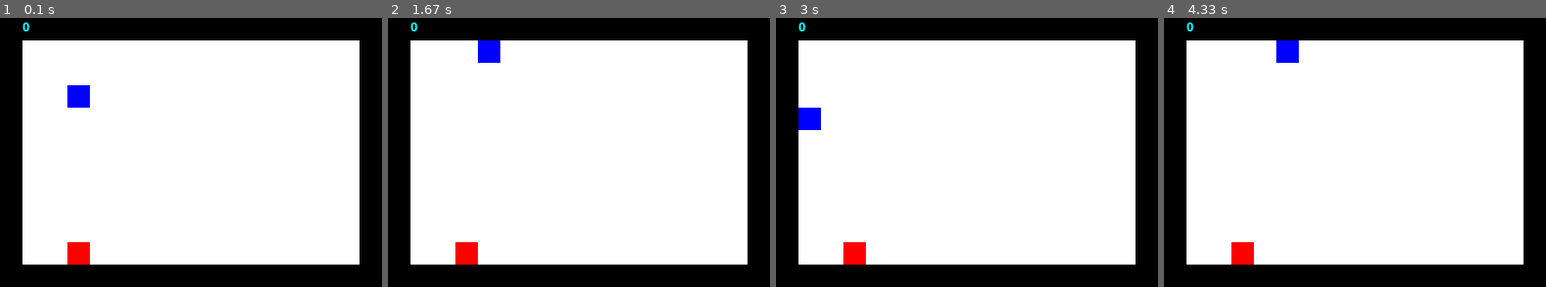
Above: before the commit, frames 1-4 (left to right).
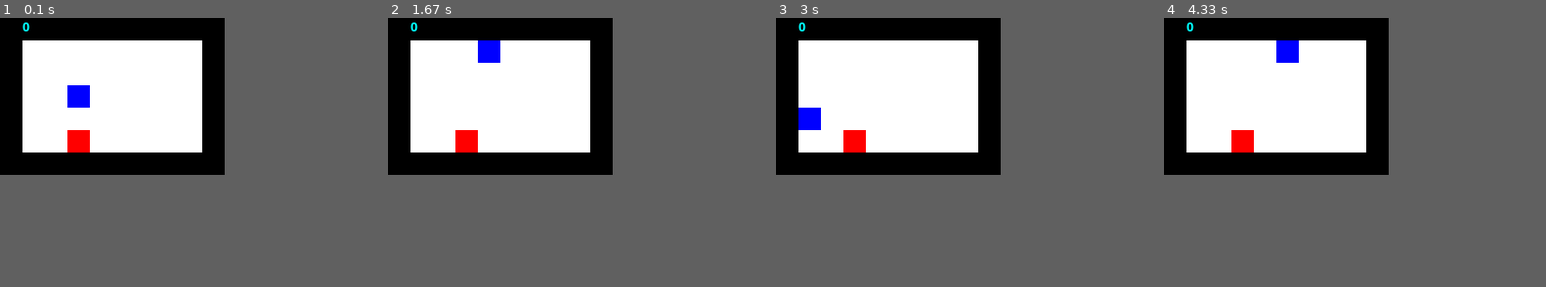
Above: after the commit, the same moments.

Repository: DrStriky/Snake
Game: pygame game, started from main.py
Two runs of this game, one before a commit and one after it. Both use one fixed random seed, a clock stepped at 60 frames per second and the inputs below.
Inputs:
- Up to frame 1 (0.1 s): no input
- Up to frame 2 (1.67 s): hold Right 0.33-0.8 s; hold Up 0.83-1.27 s; hold Left from 1.3 s (still down)
- Up to frame 3 (3 s): release Left at 1.8 s; hold Down 2.4-2.95 s; hold Right from 2.98 s (still down)
- Up to frame 4 (4.33 s): release Right at 3.53 s; hold Up 3.57-4.12 s; hold Right from 4.15 s (still down)
In our replay, the window is 425x300 before the commit and 250x175 after it. These sizes can differ from the game's own. Grey fills any space a smaller window leaves; there, only what the larger window draws over its background counts as a difference.

The runs differ from the first frame. In frame 1, 26% of the frame differs, in the area x 0-100%, y 0-100%; in frame 2, 26%; in frame 3, 26%; in frame 4, 26%.

Commit message:
* remove cubesize from board * game starts now with random food * preventing food spawning in unvalid areas * changed coordinate system to match with matrix representation (this helps a fucking lot)
* fixing ai ...... still not learning

Diff:
--- a/board.py
+++ b/board.py
@@ -1,4 +1,5 @@
 from typing import Tuple
+
 import numpy as np
 
 
@@ -7,12 +8,10 @@
     Model of gaming board.
 
     :ivar board_matrix: matrix of the playing field; 0 = valid; 1 = invalid
-    :ivar cube_size: size of one board position
     """
 
-    def __init__(self, board_matrix: np.ndarray, cube_size: int):
+    def __init__(self, board_matrix: np.ndarray):
         self.board_matrix = board_matrix
-        self.cube_size = cube_size
 
     def check_border_collision(self, new_head: Tuple[int, int]) -> bool:
         """
--- a/food.py
+++ b/food.py
@@ -10,7 +10,7 @@
     :ivar discount_function: function that updates the score after each round (penalty for longer turns)
     """
 
-    def __init__(self, position: Tuple[int, int], score: int = 100, discount_function: Callable[[int], int] = lambda x: x-1):
+    def __init__(self, position: Tuple[int, int], score: int = 10, discount_function: Callable[[int], int] = lambda x: x):
         self.position = position
         self.score = score
         self.discount_function = discount_function
--- a/game.py
+++ b/game.py
@@ -1,11 +1,12 @@
+import random
 from typing import Tuple
+
 import numpy as np
-import random
 
-from snake import Snake
 from board import Board
 from food import Apple
 from interaction_handler import InteractionHandler
+from snake import Snake
 
 
 class Game:
@@ -22,9 +23,9 @@
     :ivar food: instance of the food
     """
 
-    def __init__(self, board_dim: np.ndarray, cube_size: int, snake_start: Tuple[int, int], food_start: Tuple[int, int], random_seed: int):
+    def __init__(self, board_dim: np.ndarray, snake_start: Tuple[int, int], food_start: Tuple[int, int], random_seed: int):
         self.game_score = 0
-        self.board = Board(board_dim, cube_size)
+        self.board = Board(board_dim)
         self.snake = Snake([snake_start])
         self.food = Apple(food_start)
 
@@ -68,6 +69,8 @@
             else:
                 self.food.update()
 
+        interaction_handler.push_board_status(occupying_matrix, self.snake.get_moving_direction(),
+                                              self.game_score, self.food.get_score())
         print(f'\nYour final score is {self.game_score}')
 
     def get_occupying_matrix(self, interaction_handler: InteractionHandler) -> np.array:
--- a/main.py
+++ b/main.py
@@ -3,7 +3,7 @@
 from game import Game
 from pygame_interactions import PygameInteractions
 import pygame
-import time
+import random
 
 
 def edge_mask(x: np.ndarray):
@@ -13,25 +13,27 @@
 
 
 def main():
-    width = 15
-    height = 10
+    # Define board
+    width = 8
+    height = 5
     block_size = 25
-    board_dim = (width+2, height+2)  # +2 for the borders in each direction
-    dummy = np.zeros(board_dim, dtype=int)
+
+    dummy = np.zeros((height+2, width+2), dtype=int)
     dummy[edge_mask(dummy)] = 1
 
     pygame.init()
     pygame.font.init()
     pygame.display.set_caption('Snake  (By Jonathan & Florian)')
-
-    display = pygame.display.set_mode((board_dim[0] * block_size, board_dim[1] * block_size))
-    # ToDo: remove this crap that is caused by fucking OS X/PyGame Interaction Error
-    for event in pygame.event.get():
-        pass
+    display = pygame.display.set_mode([dummy.shape[1]*block_size, dummy.shape[0]*block_size])
 
     interactor = PygameInteractions(display=display, block_length=block_size, ticks_per_second=5)
 
-    game = Game(dummy, 25, (3, 3), (3, 10), 42)
+    snake_start_pos = (3, 3)
+    valid_pos = [tuple(coord) for coord in np.argwhere(dummy == 0).tolist()]
+    valid_pos.remove(snake_start_pos)
+    food_start_pos = valid_pos[random.randint(0, len(valid_pos) - 1)]
+
+    game = Game(dummy, snake_start_pos, food_start_pos, 42)
 
     game.run_game(interactor)
 
--- a/main_with_AI.py
+++ b/main_with_AI.py
@@ -1,11 +1,11 @@
+import random
+
 import numpy as np
+import pygame
 
 from game import Game
-from pygame_interactions import PygameInteractions
-import pygame
 from pytorch_interactions import PyGamePyTorchInteractionHandler
 from pytorch_player import PyTorchPlayer
-import random
 
 
 def edge_mask(x: np.ndarray):
@@ -15,51 +15,45 @@
 
 
 def main():
-    width = 15
-    height = 10
+    # Define board
+    width = 8
+    height = 5
     block_size = 25
-    board_dim = (width+2, height+2)  # +2 for the borders in each direction
-    dummy = np.zeros(board_dim, dtype=int)
+
+    dummy = np.zeros((height+2, width+2), dtype=int)
     dummy[edge_mask(dummy)] = 1
 
+    # init pygame display
     pygame.init()
     pygame.font.init()
+    pygame.display.set_caption('Snake  (By Jonathan & Florian)')
+    display = pygame.display.set_mode([dummy.shape[1]*block_size, dummy.shape[0]*block_size])
 
-    display = pygame.display.set_mode((board_dim[0] * block_size, board_dim[1] * block_size))
-    # ToDo: remove this crap that is caused by fucking OS X/PyGame Interaction Error
-    for event in pygame.event.get():
-        pass
-
-    our_player = PyTorchPlayer()
-    interacter = PyGamePyTorchInteractionHandler(player=our_player, display=display, block_length=block_size,
-                                                 ticks_per_second=10)
-    our_player.encoding = interacter.get_encoding_dict()
+    # set up player
+    ai_player = PyTorchPlayer()
+    interacter = PyGamePyTorchInteractionHandler(player=ai_player, display=display, block_length=block_size,
+                                                 ticks_per_second=500)
+    ai_player.encoding = interacter.get_encoding_dict()
 
     total_score = 0
+    record = 0
     while True:
-        game = Game(dummy, 25, (3, 3), (random.randint(1,9), random.randint(1,9)), 42)
-        our_player.counter_move = 0
+        # initialise game ...... should be done in ini of game
+        snake_start_pos = (3, 3)
+        valid_pos = [tuple(coord) for coord in np.argwhere(dummy == 0).tolist()]
+        valid_pos.remove(snake_start_pos)
+        food_start_pos = valid_pos[random.randint(0, len(valid_pos) - 1)]
+
+        game = Game(dummy, snake_start_pos, food_start_pos, 42)
+        ai_player.counter_move = 0
         game.run_game(interacter)
 
-        # One game is over, train on the memory and plot the result.
         total_score += game.game_score
-        our_player.train_long_memory(our_player.memory)
-        print('Game', our_player.counter_games, '      Score:', game.game_score)
-
-
-    if sc > record:
-        record = sc
-        name = 'best_model.pth'.format(sc)
-        dir = os.path.join(model_folder_path, name)
-        torch.save(our_player.model.state_dict(), dir)
-    print('record: ', record)
-    score_plot.append(sc)
-    mean = total_score / agent.counter_games
-    mean_plot.append(mean)
-    agent.plot(score_plot, mean_plot)
-
-    plt.ioff()
-    plt.show()
+        ai_player.closing_action()
+        print('Game:', ai_player.counter_games, '\tScore:', game.game_score,  '\tTurns:', ai_player.counter_move)
+        if game.game_score > record:
+            record = game.game_score
+        print('Record:\t\t\t', record)
 
 
 if __name__ == "__main__":
--- a/pygame_interactions.py
+++ b/pygame_interactions.py
@@ -59,7 +59,7 @@
                 'head': {'code': 101, 'color': (0, 0, 255), 'picture': None},
                 'wall': {'code': 1, 'color': (0, 0, 0), 'picture': None},
                 'valid': {'code': 0, 'color': (255, 255, 255), 'picture': None},
-                'snake': {'code': 100, 'color': (0, 0, 255), 'picture': None},
+                'snake': {'code': 100, 'color': (100, 100, 255), 'picture': None},
                 'food': {'code': 200, 'color': (255, 0, 0), 'picture': None}
             }
 
@@ -94,7 +94,7 @@
         if self.board_formatting[kind]['picture'] is not None:
             raise Exception('Displaying pictures has not yet been implemented!')
         else:
-            rectangle = [block[0] * self.block_length, block[1] * self.block_length,
+            rectangle = [block[1] * self.block_length, block[0] * self.block_length,
                          self.block_length, self.block_length]
             pygame.draw.rect(self.display, self.board_formatting[kind]['color'], rectangle)
 
@@ -103,10 +103,10 @@
         Waits for player's input and returns the moving direction for the next snake
         """
 
-        key_direction_map = {pygame.K_DOWN: (0, 1),
-                             pygame.K_RIGHT: (1, 0),
-                             pygame.K_UP: (0, -1),
-                             pygame.K_LEFT: (-1, 0)
+        key_direction_map = {pygame.K_DOWN: (1, 0),
+                             pygame.K_RIGHT: (0, 1),
+                             pygame.K_UP: (-1, 0),
+                             pygame.K_LEFT: (0, -1)
                              }
 
         self.clock.tick(self.ticks_per_second)
--- a/pytorch_interactions.py
+++ b/pytorch_interactions.py
@@ -1,8 +1,11 @@
+from typing import Dict, Tuple, TypedDict, Optional
+
+import numpy as np
 import pygame
-import numpy as np
+
 from interaction_handler import InteractionHandler, BoardEncodingDict, direction
-from typing import Dict, Tuple, TypedDict, Optional
 from player import Player
+
 
 class ConfigurationError(Exception):
     """
@@ -146,7 +149,7 @@
         if self.board_formatting[kind]['picture'] is not None:
             raise Exception('Displaying pictures has not yet been implemented!')
         else:
-            rectangle = [block[0] * self.block_length, block[1] * self.block_length,
+            rectangle = [block[1] * self.block_length, block[0] * self.block_length,
                          self.block_length, self.block_length]
             pygame.draw.rect(self.display, self.board_formatting[kind]['color'], rectangle)
 
--- a/pytorch_player.py
+++ b/pytorch_player.py
@@ -1,15 +1,14 @@
+import random
+from collections import deque
+from typing import Tuple, List
+
+import numpy as np
 import torch
 import torch.nn as nn
 import torch.optim as optim
-from torch.utils.data import DataLoader
+
 from network import Linear_QNet2
-
 from player import Player
-from interaction_handler import BoardEncodingDict
-import random
-import numpy as np
-from typing import Tuple, List
-from collections import deque
 
 
 class PyTorchPlayer(Player):
@@ -26,66 +25,83 @@
         self.optimizer = optim.Adam(self.model.parameters(), lr=0.001)
         self.loss_fn = nn.MSELoss()
 
+        self.previous_status = None
+        self.new_status = None
+        self.encoding = None
+
     def push_board_status(self, occupation_matrix: np.array, moving_direction: Tuple[int, int],
                           score: int, food_score: int) -> None:
         """Player receives new board status"""
         self.new_status = {'matrix': occupation_matrix,
-                       'moving_direction': moving_direction,
-                       'score': score,
-                       'food_score': food_score,
-                       'predictor_vector': None,
-                       'move': None}
+                           'moving_direction': moving_direction,
+                           'score': score,
+                           'food_score': food_score,
+                           'predictor_vector': None,
+                           'prediction': None,
+                           'move': None}
+
+        self.get_state_vector()
 
     def get_response(self) -> Tuple[int, int]:
-        self.get_state_vector()
-        dummy = self.predict_action()
+        self.new_status['prediction'] = self.predict_action()
 
-        if dummy[0] == 1:  # left
+        if self.new_status['prediction'][0] == 1:  # left
             self.new_status['move'] = (-self.new_status['moving_direction'][1], self.new_status['moving_direction'][0])
-        elif dummy[1] == 1:  #straight
+        elif self.new_status['prediction'][1] == 1:  # straight
             self.new_status['move'] = (self.new_status['moving_direction'][0], self.new_status['moving_direction'][1])
-        else:  # right
-            self.new_status['move'] = (self.new_status['moving_direction'][1], self.new_status['moving_direction'][0])
+        elif self.new_status['prediction'][2] == 1:  # right
+            self.new_status['move'] = (self.new_status['moving_direction'][1], -self.new_status['moving_direction'][0])
 
         if self.counter_move == 0:
             self.previous_status = self.new_status
-            self.previous_status['move'] = (0,1)
+            self.previous_status['move'] = (0, 1)
 
+        reward = self.new_status['score']-self.previous_status['score']-1
         # self.train_short_memory(state_old, final_move, reward, state_new, done)
-        self.train_short_memory(self.previous_status['predictor_vector'], self.previous_status['move'], -self.previous_status['food_score'], self.new_status['predictor_vector'], False)
+        self.train_short_memory(self.previous_status['predictor_vector'], self.previous_status['prediction'], reward, self.new_status['predictor_vector'], False)
         # self.remember(state_old, final_move, reward, state_new, done)
-        self.remember(self.previous_status['predictor_vector'], self.previous_status['move'], -self.previous_status['food_score'], self.new_status['predictor_vector'], False)
+        self.remember(self.previous_status['predictor_vector'], self.previous_status['prediction'], reward, self.new_status['predictor_vector'], False)
 
         self.previous_status = self.new_status
         self.counter_move += 1
 
         return self.new_status['move']
 
+    def closing_action(self):
+        # One game is over, train on the memory
+        self.get_state_vector()
+
+        reward = -10
+
+        self.train_short_memory(self.previous_status['predictor_vector'], self.previous_status['prediction'], reward, self.new_status['predictor_vector'], True)
+        self.remember(self.previous_status['predictor_vector'], self.previous_status['prediction'], reward, self.new_status['predictor_vector'], True)
+        self.train_long_memory(self.memory)
+
     def get_state_vector(self) -> None:
         predictor_vector = []
-        head = np.where(self.new_status['matrix'] == self.encoding['head'])
-        food = np.where(self.new_status['matrix'] == self.encoding['food'])
+        head = np.asarray(np.where(self.new_status['matrix'] == self.encoding['head'])).flatten()
+        food = np.asarray(np.where(self.new_status['matrix'] == self.encoding['food'])).flatten()
 
         # Check if left, straight and right are free
-        predictor_vector.append(True if self.new_status['matrix'][tuple(p + q for p, q in zip(head, (-self.new_status['moving_direction'][1], self.new_status['moving_direction'][0])))] == self.encoding['valid'] else False)
-        predictor_vector.append(True if self.new_status['matrix'][tuple(p + q for p, q in zip(head, (self.new_status['moving_direction'][0], self.new_status['moving_direction'][1])))] == self.encoding['valid'] else False)
-        predictor_vector.append(True if self.new_status['matrix'][tuple(p + q for p, q in zip(head, (self.new_status['moving_direction'][1], self.new_status['moving_direction'][0])))] == self.encoding['valid'] else False)
+        predictor_vector.append(False if self.new_status['matrix'][head[0]+self.new_status['moving_direction'][1], head[1]-self.new_status['moving_direction'][0]] == self.encoding['valid'] else True)
+        predictor_vector.append(False if self.new_status['matrix'][head[0]+self.new_status['moving_direction'][0], head[1]+self.new_status['moving_direction'][1]] == self.encoding['valid'] else True)
+        predictor_vector.append(False if self.new_status['matrix'][head[0]-self.new_status['moving_direction'][1], head[1]+self.new_status['moving_direction'][0]] == self.encoding['valid'] else True)
 
         # Which direction are we running?
-        predictor_vector.append(True if self.new_status['moving_direction'] == (0,1) else False)
-        predictor_vector.append(True if self.new_status['moving_direction'] == (0,-1) else False)
-        predictor_vector.append(True if self.new_status['moving_direction'] == (1,0) else False)
-        predictor_vector.append(True if self.new_status['moving_direction'] == (-1,0) else False)
+        predictor_vector.append(True if self.new_status['moving_direction'] == (-1, 0) else False)  # up
+        predictor_vector.append(True if self.new_status['moving_direction'] == (0, -1) else False)  # left
+        predictor_vector.append(True if self.new_status['moving_direction'] == (1, 0) else False)  # down
+        predictor_vector.append(True if self.new_status['moving_direction'] == (0, 1) else False)  # right
 
-        # In which direction is the next food (
-        predictor_vector.append(True if food[0] < head[0] else False)
-        predictor_vector.append(True if food[0] > head[0] else False)
-        predictor_vector.append(True if food[1] < head[1] else False)
-        predictor_vector.append(True if food[1] > head[1] else False)
+        # In which direction is the next food
+        predictor_vector.append(True if food[0] < head[0] else False)  # above
+        predictor_vector.append(True if food[1] < head[1] else False)  # left
+        predictor_vector.append(True if food[0] > head[0] else False)  # down
+        predictor_vector.append(True if food[1] > head[1] else False)  # right
 
-        self.new_status['predictor_vector'] = predictor_vector
+        self.new_status['predictor_vector'] = np.asarray(list(map(int, predictor_vector)))
 
-    def predict_action(self) -> List:
+    def predict_action(self) -> List[int]:
         self.epsilon = 80 - self.counter_games
         final_move = [0, 0, 0]
         if random.randint(0, 200) < self.epsilon:
@@ -110,7 +126,6 @@
         action = torch.tensor(action, dtype=torch.long)  # [1, 0, 0]
         reward = torch.tensor(reward, dtype=torch.float)  # int
         next_state = torch.tensor(next_state, dtype=torch.float)  # [True, ... , False]
-        target = reward
         target = reward + self.gamma * torch.max(self.model(next_state), dim=1)[0]
         location = [[x] for x in torch.argmax(action, dim=1).numpy()]
         location = torch.tensor(location)
--- a/snake.py
+++ b/snake.py
@@ -47,7 +47,7 @@
         head = self.body[-1]
         return head[0] + self.moving_direction[0], head[1] + self.moving_direction[1]
 
-    def get_moving_direction(self) -> None:
+    def get_moving_direction(self) -> Tuple[int, int]:
         """
         :return: current moving direction of snake
         """
